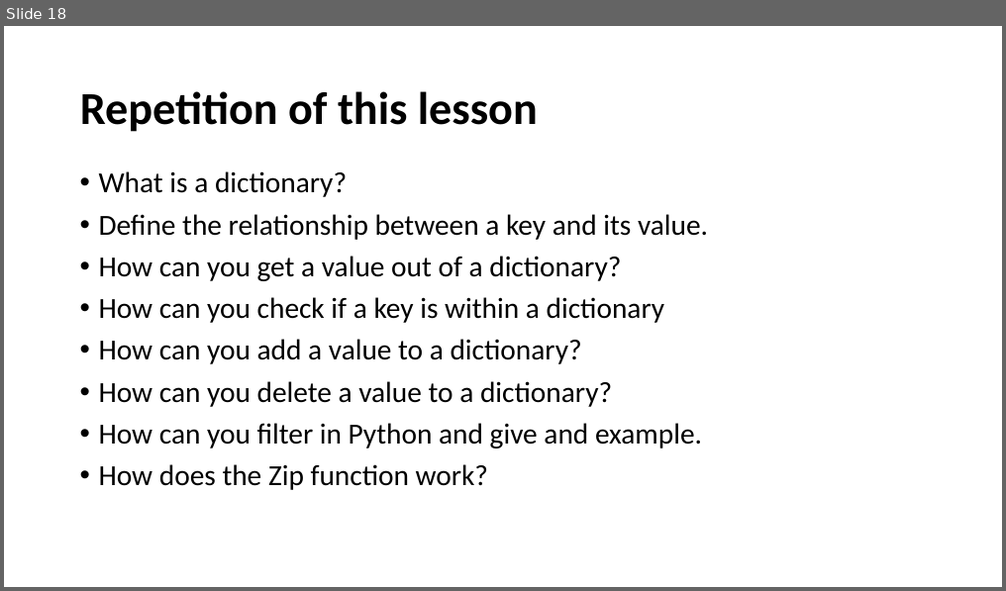
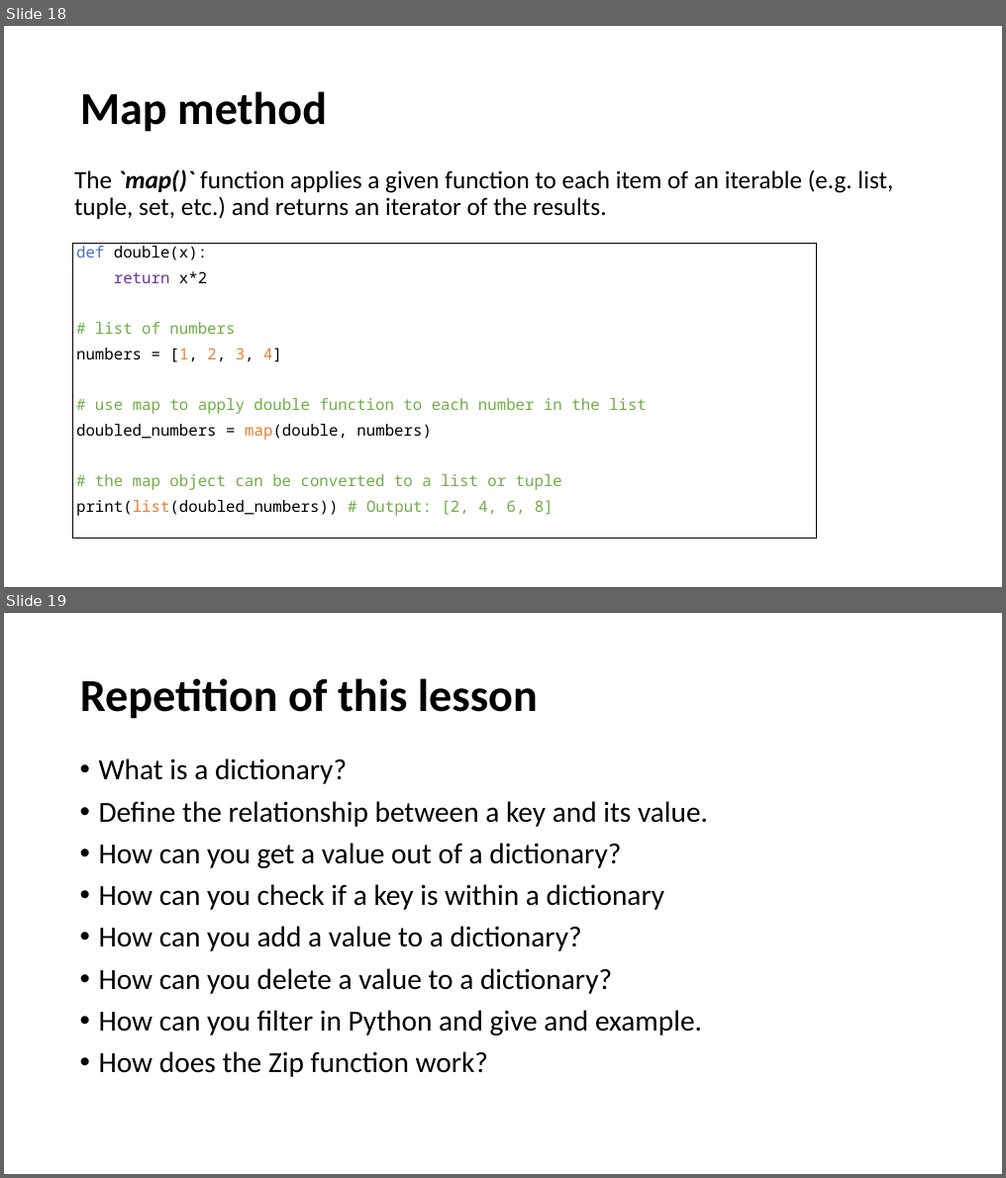
Before and after one commit to UCLL-PR2/exercises, a slide deck: 03-iterable/programming2_iterable.pptx. Shown one above the other, each under a label of ours: slide 18 before the commit, slides 18 and 19 after it. The pictures are 1006x591 and 1006x1178 pixels, drawn with LibreOffice and Linux fonts; fonts in the diff are those of the drawing. Boxes give left, top, right and bottom in pixels: in the first picture for what was removed or moved away, otherwise in the second. Text is boxed around its words. In the diff, an @@ line names an element or a change of style, - is before the commit and + after.

```diff
--- a/03-iterable/programming2_iterable.pptx
+++ b/03-iterable/programming2_iterable.pptx
@@ slide 18 added at (4, 26, 1002, 587), background #FFFFFF @@
@@ title added at (80, 91, 327, 132), 44 pt, text #000000, bold @@
+Map method
@@ text added at (74, 170, 893, 219), 24 pt, text #000000 @@
+  The `map()` function applies a given function to each item of an iterable (e.g. list, tuple, set, etc.) and returns an iterator of the results.
@@ rectangle added at (73, 243, 816, 539), outline #000000 1 pt, 15 pt, text #70AD47 @@
+def double(x):
+return x*2
+# list of numbers
+numbers = [1, 2, 3, 4]
+# use map to apply double function to each number in the list
+doubled_numbers = map(double, numbers)
+# the map object can be converted to a list or tuple
+print(list(doubled_numbers)) # Output: [2, 4, 6, 8]
@@ what was slide 18 is now slide 19 @@
```
Also in this commit, not shown: 24 other files.
